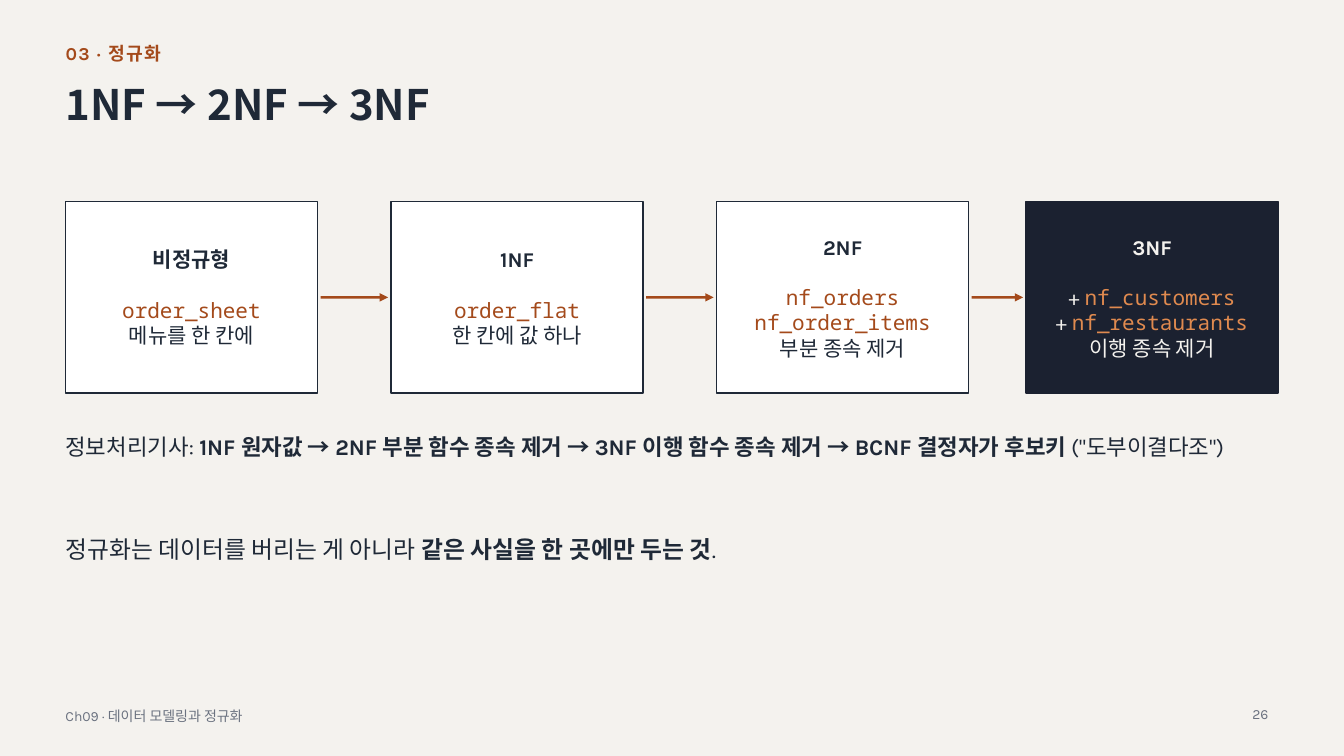
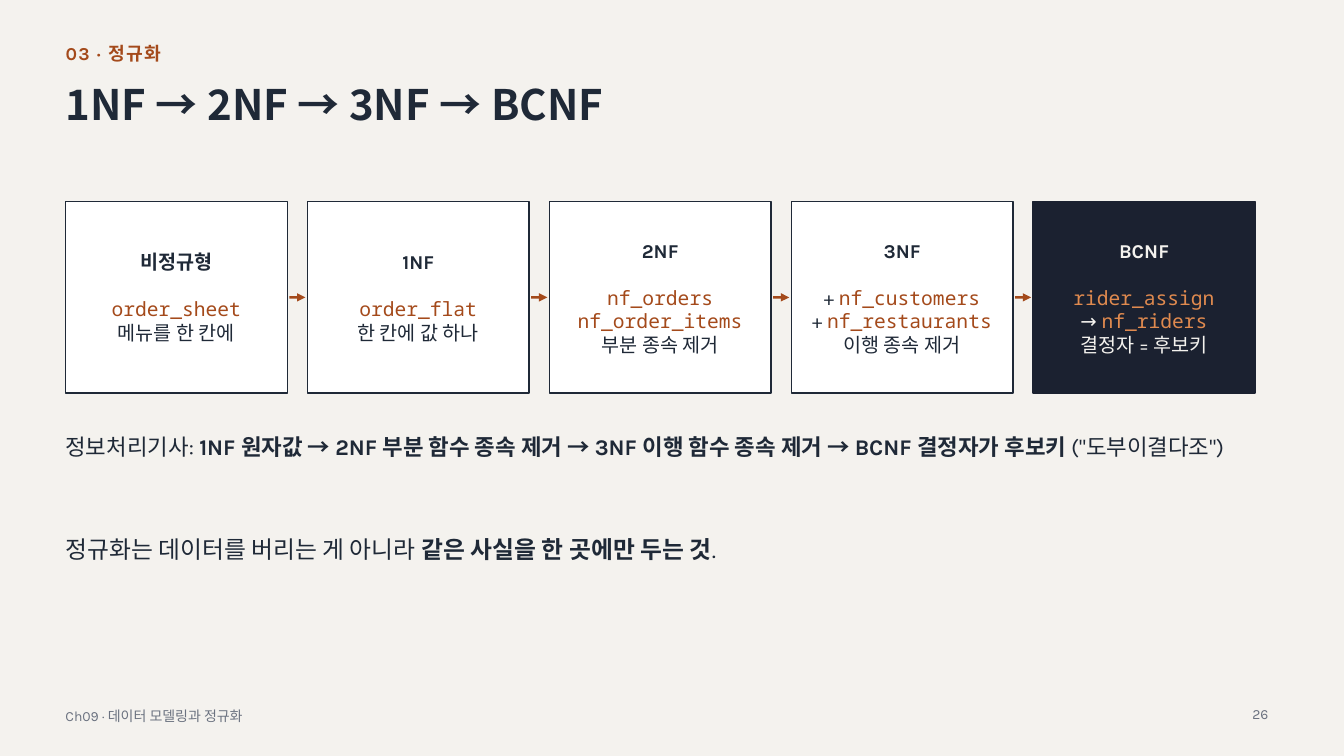
Before and after one commit to minjae0529-blip/DB-STUDY, a slide deck: slide 26 of chapters/ch09-modeling-normalization/ch09-slides.pptx. Drawn at 1344x756 pixels with LibreOffice and Linux fonts; fonts in the diff are those of the drawing. Boxes give left, top, right and bottom in pixels: in the first picture for what was removed or moved away, otherwise in the second. Text is boxed around its words. In the diff, an @@ line names an element or a change of style, - is before the commit and + after.

Commit message:
docs & feat: Ch09 정규화(1NF~BCNF) 및 Ch10 뷰·인덱스·EXPLAIN 실습 쿼리와 README 정리

```diff
--- a/chapters/ch09-modeling-normalization/ch09-slides.pptx
+++ b/chapters/ch09-modeling-normalization/ch09-slides.pptx
@@ title at [66,88,603,121]: text changed @@
-1NF → 2NF → 3NF
+1NF → 2NF → 3NF → BCNF
@@ rectangle: place and size @@
-rectangle at [66,202,318,393]
+rectangle at [66,202,287,393]
@@ rectangle: place and size @@
-rectangle at [391,202,643,393]
+rectangle at [308,202,529,393]
@@ rectangle added at [549,202,771,393], fill #FFFFFF, outline #1F2937 1 pt @@
@@ rectangle: place and size @@
-rectangle at [717,202,969,393]
+rectangle at [791,202,1013,393]
@@ rectangle: place and size @@
-rectangle at [1026,202,1278,393]
+rectangle at [1033,202,1255,393]
@@ text "1NF": place and size @@
-text "1NF" at [452,253,582,345]
+text "1NF" at [357,256,479,342]
@@ size 15 to 14 pt in 3 elements at [112,252,241,342], [357,256,479,342], [578,245,743,354] @@
@@ text "2NF": place and size @@
-text "2NF" at [754,241,930,358]
+text "2NF" at [578,245,743,354]
@@ text "3NF": place and size @@
-text "3NF" at [1072,241,1248,358]
+text "3NF" at [827,245,992,354]
@@ text "3NF" at [827,245,992,354]: size 15 to 14 pt; text colour #F4F2EE to #1F2937 in "3NF", "+", "+", "이행 종속 제거"; text colour #E08A4F to #A44A1B in "nf_customers", "nf_restaurants" @@
@@ text added at [1073,245,1214,354], 14 pt, text #E08A4F @@
+BCNF
+rider_assign
+→ nf_riders
+결정자 = 후보키
@@ arrow moved from (321, 297) - (388, 297) to (289, 297) - (306, 297) @@
@@ arrow added from (531, 297) to (547, 297), #A44A1B 1.75 pt @@
@@ arrow moved from (646, 297) - (714, 297) to (773, 297) - (789, 297) @@
@@ arrow moved from (972, 297) - (1023, 297) to (1015, 297) - (1031, 297) @@
```
Also in this commit, not shown: 3 other slides changed, 11 slides added, 11 other files.
